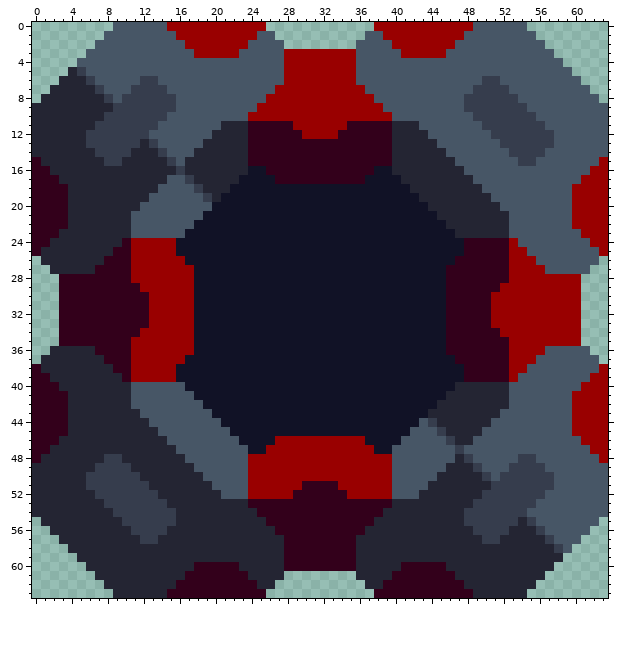
Edited in one commit: pixel-art file (sprites/blocks/drills/BLOOD EXTRACTOR/biotic-zlo-production-blood-extractor.ase). Above: the version before the commit.
64x64 pixels, 1 frame.
The same view after the edit:
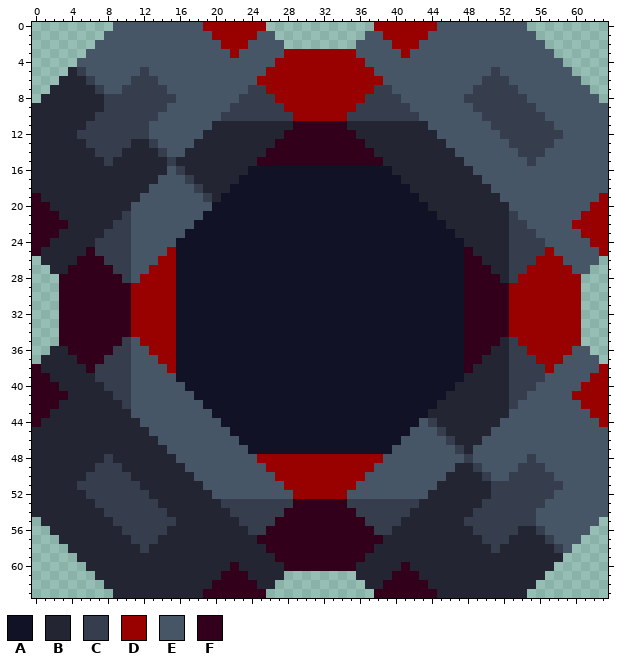
Palette (. is transparent): A #111226  B #242533  C #363d4d  D #990000  E #475666  F #33001b
Edits made:
Layer "Layer":
y 0: x 15..18 DDDD -> EEEE; x 45..48 DDDD -> EEEE
y 1: x 16..19 DDDD -> EEEE; x 44..47 DDDD -> EEEE
y 2: x 17..20 DDDD -> EEEE; x 43..46 DDDD -> EEEE
y 3: x 18..21 DDDD -> EEEE; x 42..45 DDDD -> EEEE
y 4: x 27 E -> D; x 36 E -> D
y 5: x 12 E -> C; x 26..27 EE -> DD; x 36..37 EE -> DD; x 51 E -> C
y 6: x 11 E -> C; x 25..27 EEE -> DDD; x 36..38 EEE -> DDD; x 52 E -> C
y 7: x 10 E -> C; x 24..26 EEE -> CCD; x 37..39 EEE -> DCC; x 53 E -> C
y 8: x 9 E -> C; x 23..26 EEED -> CCCC; x 37..40 DEEE -> CCCC; x 54 E -> C
y 9: x 8 B -> C; x 15 C -> E; x 22..27 EEEDDD -> CCCCCC; x 36..41 DDDEEE -> CCCCCC; x 48 C -> E; x 55 E -> C
y 10: x 7 B -> C; x 14 C -> E; x 21..28 EEEDDDDD -> CCCCCCCC; x 35..42 DDDDDEEE -> CCCCCCCC; x 49 C -> E; x 56 E -> C
y 11: x 6 B -> C; x 13 C -> E; x 20 E -> B; x 24..39 FFFFFDDDDDDFFFFF -> BBBBBFFFFFFBBBBB; x 43 E -> B; x 50 C -> E; x 57 E -> C
y 12: x 5 B -> C; x 19 E -> B; x 24..27 FFFF -> BBBB; x 30..33 DDDD -> FFFF; x 36..39 FFFF -> BBBB; x 44 E -> B; x 51 C -> E; x 58 E -> C
y 13: x 11 C -> B; x 18 E -> B; x 24..26 FFF -> BBB; x 37..39 FFF -> BBB; x 45 E -> B; x 52 C -> E
y 14: x 10 C -> B; x 17 E -> B; x 24..25 FF -> BB; x 38..39 FF -> BB; x 46 E -> B; x 53 C -> E
y 15: x 0 F -> B; x 9 C -> B; x 16 E -> B; x 24 F -> B; x 39 F -> B; x 47 E -> B; x 54 C -> E; x 63 D -> E
y 16: x 0..1 FF -> BB; x 15 B -> E; x 26..37 FFFFFFFFFFFF -> AAAAAAAAAAAA; x 48 E -> B; x 62..63 DD -> EE
y 17: x 0..2 FFF -> BBB; x 14 B -> E; x 27..36 FFFFFFFFFF -> AAAAAAAAAA; x 49 E -> B; x 61..63 DDD -> EEE
y 18: x 0..3 FFFF -> BBBB; x 13 B -> E; x 50 E -> B; x 60..63 DDDD -> EEEE
y 19: x 1..3 FFF -> BBB; x 12 B -> E; x 51 E -> B; x 60..62 DDD -> EEE
y 20: x 2..3 FF -> BB; x 11 B -> E; x 52 E -> B; x 60..61 DD -> EE
y 21: x 3 F -> B; x 10 B -> C; x 53 E -> C; x 60 D -> E
y 22: x 9..10 BB -> CC; x 53..54 EE -> CC
y 23: x 8..10 BBB -> CCC; x 53..55 EEE -> CCC
y 24: x 7..15 BBBFDDDDD -> CCCCEEEEE; x 48..56 FFFFFDEEE -> BBBBBCCCC
y 25: x 6..14 BBBFFDDDD -> FCCCCEEEE; x 49..57 FFFFDDEEE -> BBBBCCCCD
y 26: x 5..13 BBBFFFDDD -> FFFCCCEEE; x 16 D -> A; x 47 F -> A; x 50..58 FFFDDDEEE -> BBBCCCDDD
y 27: x 4..6 BBB -> FFF; x 9..12 FFDD -> CCEE; x 16..17 DD -> AA; x 46..47 FF -> AA; x 51..54 FFDD -> BBCC; x 57..59 EEE -> DDD
y 28: x 10..11 FD -> CE; x 16..17 DD -> AA; x 46..47 FF -> AA; x 52..53 FD -> BC
y 29: x 11 F -> D; x 16..17 DD -> AA; x 46..47 FF -> AA; x 52 D -> F
y 30..33: x 11..12 FF -> DD; x 16..17 DD -> AA; x 46..47 FF -> AA; x 51..52 DD -> FF
y 34: x 11 F -> D; x 16..17 DD -> AA; x 46..47 FF -> AA; x 52 D -> F
y 35: x 10..11 FD -> CE; x 16..17 DD -> AA; x 46..47 FF -> AA; x 52..53 FD -> BC
y 36: x 4..6 BBB -> FFF; x 9..12 FFDD -> CCEE; x 16..17 DD -> AA; x 46..47 FF -> AA; x 51..54 FFDD -> BBCC; x 57..59 EEE -> DDD
y 37: x 5..13 BBBFFFDDD -> FFFCCCEEE; x 16 D -> A; x 47 F -> A; x 50..58 FFFDDDEEE -> BBBCCCDDD
y 38: x 6..14 BBBFFDDDD -> FCCCCEEEE; x 49..57 FFFFDDEEE -> BBBBCCCCD
y 39: x 7..15 BBBFDDDDD -> CCCCEEEEE; x 48..56 FFFFFDEEE -> BBBBBCCCC
y 40: x 8..10 BBB -> CCC; x 53..55 EEE -> CCC
y 41: x 9..10 BB -> CC; x 53..54 EE -> CC
y 42: x 3 F -> B; x 10 B -> C; x 53 E -> C; x 60 D -> E
y 43: x 2..3 FF -> BB; x 11 B -> E; x 52 E -> B; x 60..61 DD -> EE
y 44: x 1..3 FFF -> BBB; x 12 B -> E; x 51 E -> B; x 60..62 DDD -> EEE
y 45: x 0..3 FFFF -> BBBB; x 13 B -> E; x 50 E -> B; x 60..63 DDDD -> EEEE
y 46: x 0..2 FFF -> BBB; x 14 B -> E; x 27..36 DDDDDDDDDD -> AAAAAAAAAA; x 49 E -> B; x 61..63 DDD -> EEE
y 47: x 0..1 FF -> BB; x 15 B -> E; x 26..37 DDDDDDDDDDDD -> AAAAAAAAAAAA; x 48 E -> B; x 62..63 DD -> EE
y 48: x 0 F -> B; x 9 C -> B; x 16 B -> E; x 24 D -> E; x 39 D -> E; x 47 B -> E; x 54 C -> E; x 63 D -> E
y 49: x 10 C -> B; x 17 B -> E; x 24..25 DD -> EE; x 38..39 DD -> EE; x 46 B -> E; x 53 C -> E
y 50: x 11 C -> B; x 18 B -> E; x 24..26 DDD -> EEE; x 37..39 DDD -> EEE; x 45 B -> E; x 52 C -> E
y 51: x 5 B -> C; x 12 C -> B; x 19 B -> E; x 24..27 DDDD -> EEEE; x 30..33 FFFF -> DDDD; x 36..39 DDDD -> EEEE; x 44 B -> E; x 58 E -> C
y 52: x 6 B -> C; x 13 C -> B; x 20 B -> E; x 24..39 DDDDDFFFFFFDDDDD -> EEEEEDDDDDDEEEEE; x 43 B -> E; x 50 C -> B; x 57 E -> C
y 53: x 7 B -> C; x 14 C -> B; x 21..28 BBBFFFFF -> CCCCCCCC; x 35..42 FFFFFBBB -> CCCCCCCC; x 49 C -> B; x 56 E -> C
y 54: x 8 B -> C; x 15 C -> B; x 22..27 BBBFFF -> CCCCCC; x 36..41 FFFBBB -> CCCCCC; x 48 C -> B; x 55 E -> C
y 55: x 9 B -> C; x 23..26 BBBF -> CCCC; x 37..40 FBBB -> CCCC; x 54 B -> C
y 56: x 10 B -> C; x 24..26 BBB -> CCF; x 37..39 BBB -> FCC; x 53 B -> C
y 57: x 11 B -> C; x 25..27 BBB -> FFF; x 36..38 BBB -> FFF; x 52 B -> C
y 58: x 12 B -> C; x 26..27 BB -> FF; x 36..37 BB -> FF; x 51 B -> C
y 59: x 27 B -> F; x 36 B -> F
y 60: x 18..21 FFFF -> BBBB; x 42..45 FFFF -> BBBB
y 61: x 17..20 FFFF -> BBBB; x 43..46 FFFF -> BBBB
y 62: x 16..19 FFFF -> BBBB; x 44..47 FFFF -> BBBB
y 63: x 15..18 FFFF -> BBBB; x 45..48 FFFF -> BBBB
Boxes around the changes in both pictures, in picture pixels (x1, y1, x2, y2):
changed: (32, 22, 608, 598)
